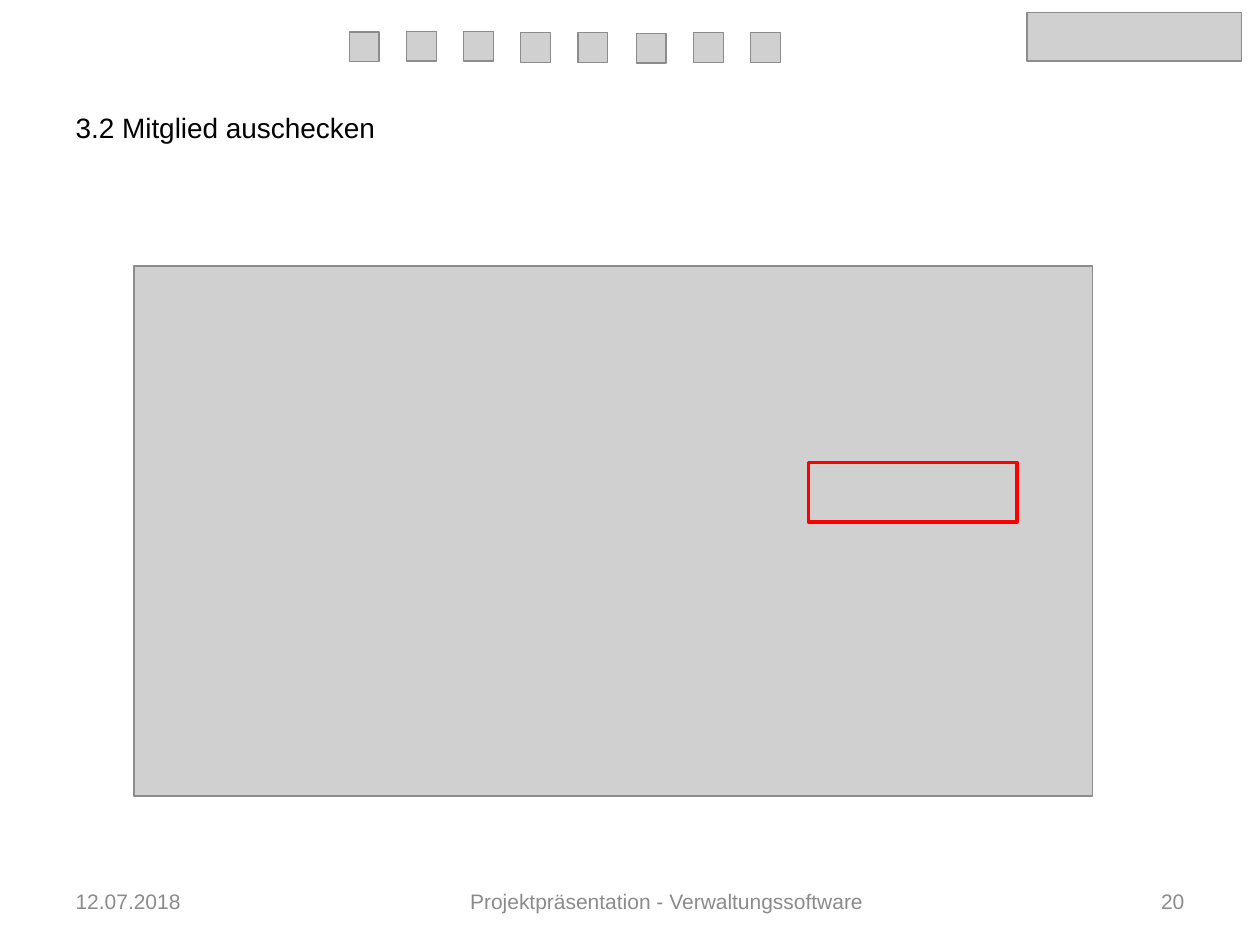
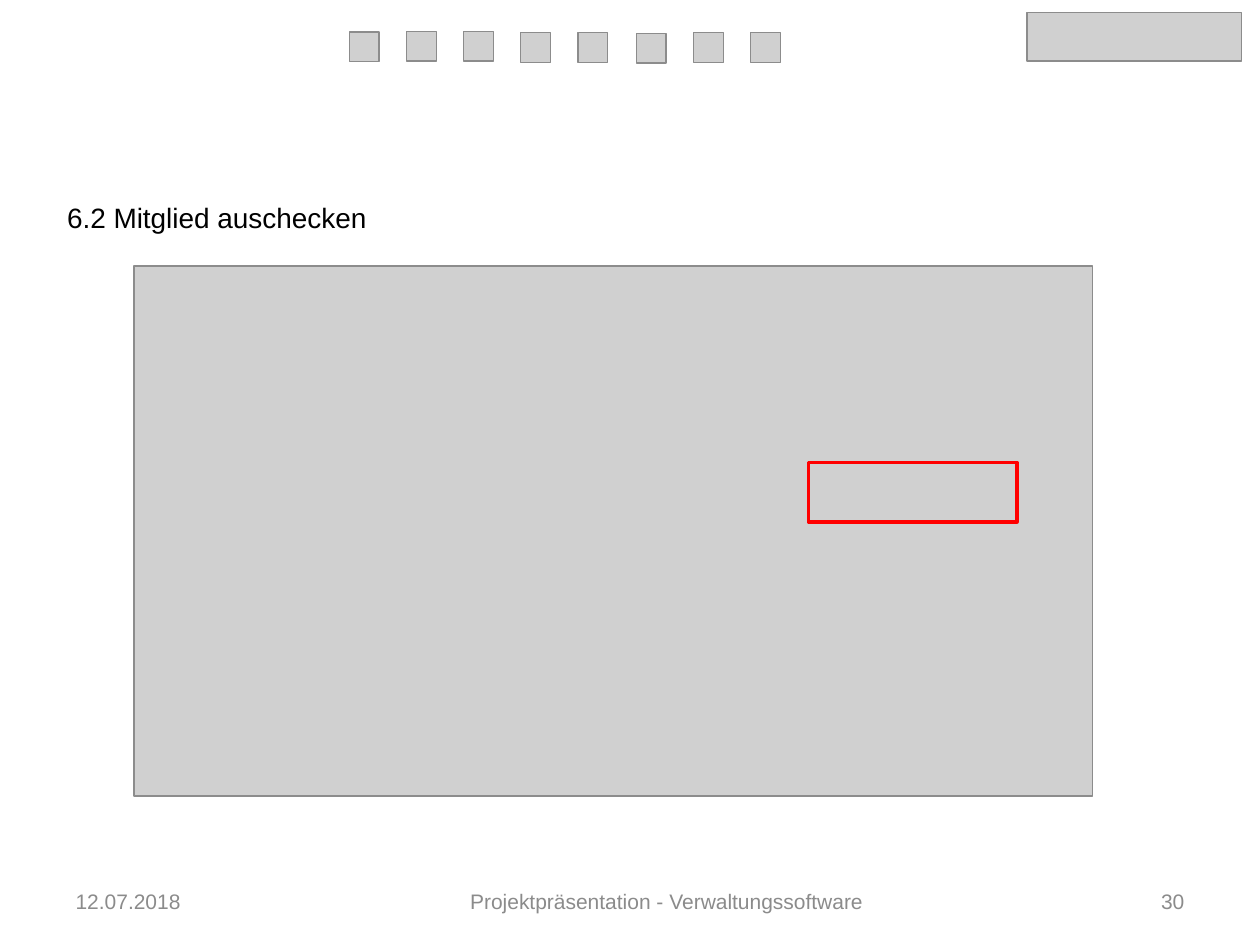
Before and after one commit to Verwaltungsprogramm/Fitnessstudio, a slide deck: slide 30 of Präsentation_FIT.pptx (slide 20 before the commit). Drawn at 1260x945 pixels with LibreOffice and Linux fonts; fonts in the diff are those of the drawing; grey boxes stand for pictures. Boxes give left, top, right and bottom in pixels: in the first picture for what was removed or moved away, otherwise in the second. Text is boxed around its words. In the diff, an @@ line names an element or a change of style, - is before the commit and + after.

```diff
--- a/Präsentation_FIT.pptx
+++ b/Präsentation_FIT.pptx
@@ text at box(67, 207, 366, 234): text changed @@
-3.2 Mitglied auschecken
+6.2 Mitglied auschecken
@@ page number at box(1161, 894, 1184, 909): text changed @@
-20
+30
```
Also in this commit, not shown: 13 other slides changed, 11 slides added.
